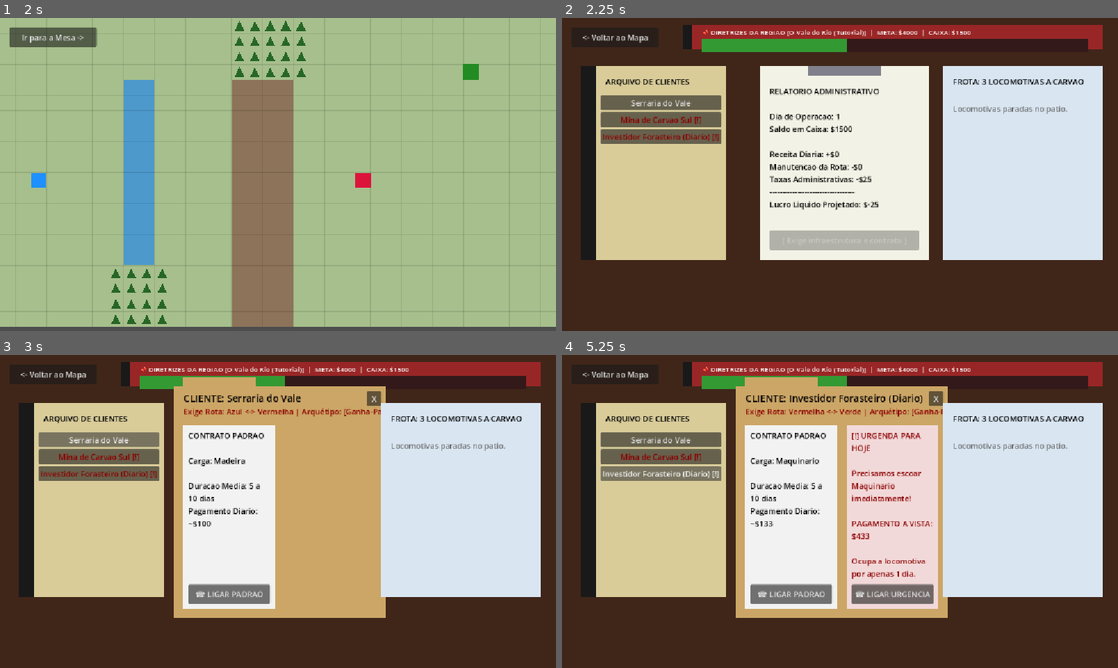
Above: before the commit, frames 1-4 (two rows, left to right).
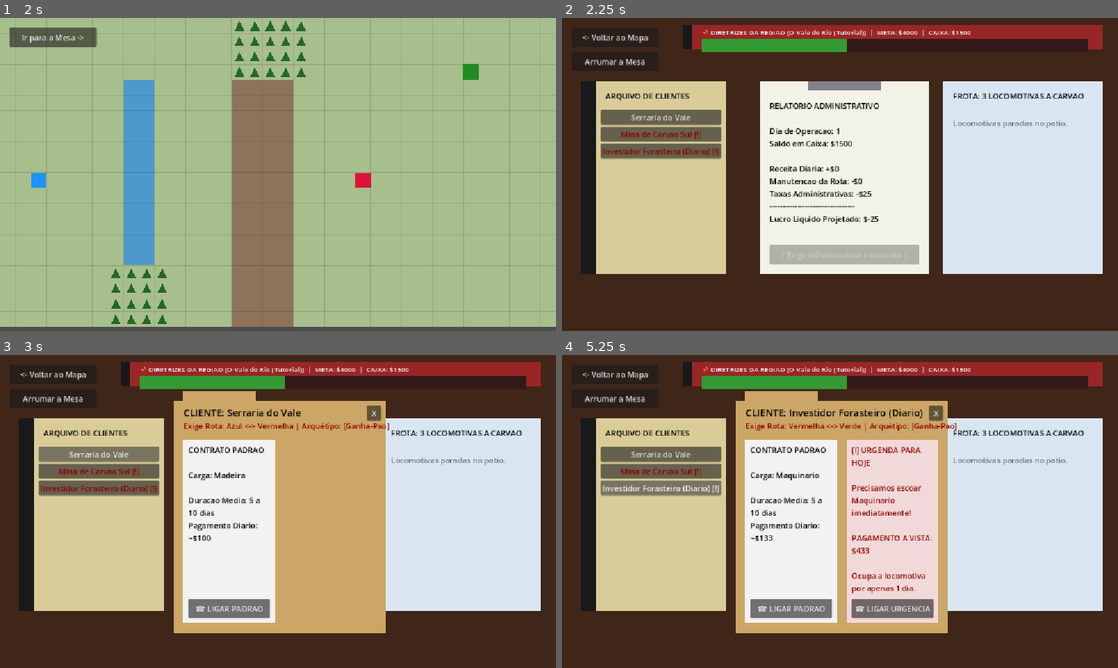
Above: after the commit, the same moments.

Repository: jonathanhenriques/Entregas_Ferroviarias
Game: Godot game, scene res://Main.tscn
Two runs of this game, one before a commit and one after it. Both use one fixed random seed, a clock stepped at 60 frames per second and the inputs below. The project has no main scene, so this scene is started directly.
Inputs (mouse positions are in pixels of both pictures, inside the frame that each line leads up to):
- Up to frame 1 (2 s): tap Enter (ui_accept) at 0.5, 0.77 s; move the mouse to (400, 158) at 0.52 s; click (400, 158) at 0.67 s; click "FASE 1 O Vale do Rio (Tutoria…" at 1.25 s
- Up to frame 2 (2.25 s): click "Ir para a Mesa ->" at 2 s
- Up to frame 3 (3 s): click "Serraria do Vale" at 2.75 s
- Up to frame 4 (5.25 s): click (617, 398) at 3.5 s, where only the run after the commit has a clickable "Arrumar a Mesa"; click "Mina de Carvao Sul [!]" at 4.25 s; click "Investidor Forasteiro (Diario…" at 5 s

Frame 1 is identical in both runs. In frame 2, 17% of the frame differs, in the area x 3-98%, y 13-82%; in frame 3, 18%; in frame 4, 22%, in the area x 3-98%, y 7-89%.

Commit message:
add papeis soltos na mesa com botao de organizar

Diff:
--- a/deskview.gd
+++ b/deskview.gd
@@ -11,23 +11,15 @@
 
 var companies_vbox: VBoxContainer
 
-# ================================
-# NOVO: A PASTA DIEGETICA CENTRAL
-# ================================
 var folder_rect: ColorRect
 var folder_title: Label
 var folder_route: Label
-
-# Documento Padrão
 var doc_standard: ColorRect
 var std_label: Label
 var btn_call_std: Button
-
-# Documento Urgente
 var doc_urgent: ColorRect
 var urg_label: Label
 var btn_call_urg: Button
-
 var btn_close_folder: Button
 
 var report_label: Label
@@ -36,11 +28,19 @@
 
 var bg_rect: ColorRect
 var btn_back_map: Button
+var btn_organize: Button # NOVO: O Botao de arrumar a mesa
 
 var phone_cutscene: CutsceneDialog
 
 var selected_company_data: Dictionary
-var is_negotiating_urgency: bool = false # Sabe o que voce clicou
+var is_negotiating_urgency: bool = false
+
+# =======================================
+# VARIAVEIS DA MESA TÁCTIL (ARRASTAR)
+# =======================================
+var dragged_panel: Control = null
+var drag_offset: Vector2 = Vector2.ZERO
+var original_transforms: Dictionary = {}
 
 func _ready() -> void:
 	_setup_ui()
@@ -74,6 +74,14 @@
 	btn_back_map.pressed.connect(_on_back_map_pressed)
 	ui_layer.add_child(btn_back_map)
 
+	btn_organize = Button.new()
+	btn_organize.text = "Arrumar a Mesa"
+	btn_organize.position = Vector2(20, 70)
+	btn_organize.size = Vector2(180, 40)
+	btn_organize.pressed.connect(_on_organize_pressed)
+	ui_layer.add_child(btn_organize)
+
+	# DIRETRIZES (HUD FIXO, NAO ARRASTAVEL)
 	diretrizes_rect = ColorRect.new()
 	diretrizes_rect.color = Color(0.6, 0.15, 0.15)
 	diretrizes_rect.size = Vector2(870, 50)
@@ -105,16 +113,18 @@
 	diretrizes_bar.add_theme_stylebox_override("fill", fg_bar)
 	diretrizes_rect.add_child(diretrizes_bar)
 
-	# AGENDA TELEFONICA
+	# AGENDA TELEFONICA (ARRASTAVEL)
 	agenda_rect = ColorRect.new()
 	agenda_rect.color = Color(0.85, 0.8, 0.6)
 	agenda_rect.size = Vector2(300, 400)
-	agenda_rect.position = Vector2(40, 100)
+	agenda_rect.position = Vector2(40, 130)
 	ui_layer.add_child(agenda_rect)
+	_make_draggable(agenda_rect)
 
 	var lombada = ColorRect.new()
 	lombada.color = Color(0.1, 0.1, 0.1)
 	lombada.size = Vector2(30, 400)
+	lombada.mouse_filter = Control.MOUSE_FILTER_IGNORE
 	agenda_rect.add_child(lombada)
 
 	var agenda_title = Label.new()
@@ -126,19 +136,22 @@
 	companies_vbox = VBoxContainer.new()
 	companies_vbox.position = Vector2(40, 60)
 	companies_vbox.size = Vector2(240, 320)
+	companies_vbox.mouse_filter = Control.MOUSE_FILTER_IGNORE
 	agenda_rect.add_child(companies_vbox)
 
-	# PRANCHETA DE RELATORIOS (Atrás da pasta)
+	# PRANCHETA DE RELATORIOS (ARRASTAVEL)
 	clipboard_rect = ColorRect.new()
 	clipboard_rect.color = Color(0.95, 0.95, 0.9)
 	clipboard_rect.size = Vector2(350, 400)
-	clipboard_rect.position = Vector2(410, 100)
+	clipboard_rect.position = Vector2(410, 130)
 	ui_layer.add_child(clipboard_rect)
+	_make_draggable(clipboard_rect)
 
 	var clipe_metal = ColorRect.new()
 	clipe_metal.color = Color(0.5, 0.5, 0.55)
 	clipe_metal.size = Vector2(150, 20)
 	clipe_metal.position = Vector2(100, 0)
+	clipe_metal.mouse_filter = Control.MOUSE_FILTER_IGNORE
 	clipboard_rect.add_child(clipe_metal)
 
 	report_label = Label.new()
@@ -155,21 +168,40 @@
 	btn_next_day.pressed.connect(_on_next_day_pressed)
 	clipboard_rect.add_child(btn_next_day)
 
-	# =======================================
-	# A PASTA DIEGETICA (Oculta por padrao)
-	# =======================================
+	# FROTA ATIVA (ARRASTAVEL)
+	active_paper_rect = ColorRect.new()
+	active_paper_rect.color = Color(0.85, 0.9, 0.95)
+	active_paper_rect.size = Vector2(330, 400)
+	active_paper_rect.position = Vector2(790, 130)
+	ui_layer.add_child(active_paper_rect)
+	_make_draggable(active_paper_rect)
+
+	var active_title = Label.new()
+	active_title.text = "FROTA: 3 LOCOMOTIVAS A CARVAO"
+	active_title.add_theme_color_override("font_color", Color.BLACK)
+	active_title.position = Vector2(20, 20)
+	active_paper_rect.add_child(active_title)
+
+	contracts_vbox = VBoxContainer.new()
+	contracts_vbox.position = Vector2(20, 50)
+	contracts_vbox.size = Vector2(290, 330)
+	contracts_vbox.mouse_filter = Control.MOUSE_FILTER_IGNORE
+	active_paper_rect.add_child(contracts_vbox)
+
+	# A PASTA DIEGETICA (ARRASTAVEL E OCULTA)
 	folder_rect = ColorRect.new()
-	folder_rect.color = Color(0.8, 0.65, 0.4) # Cor da Pasta Parda
+	folder_rect.color = Color(0.8, 0.65, 0.4)
 	folder_rect.size = Vector2(440, 480)
-	folder_rect.position = Vector2(360, 65) # Cobre a prancheta
+	folder_rect.position = Vector2(360, 95)
 	folder_rect.visible = false
 	ui_layer.add_child(folder_rect)
-
-	# Aba da Pasta (visual)
+	_make_draggable(folder_rect)
+
 	var folder_tab = ColorRect.new()
 	folder_tab.color = Color(0.8, 0.65, 0.4)
 	folder_tab.size = Vector2(150, 30)
 	folder_tab.position = Vector2(20, -20)
+	folder_tab.mouse_filter = Control.MOUSE_FILTER_IGNORE
 	folder_rect.add_child(folder_tab)
 
 	folder_title = Label.new()
@@ -190,11 +222,12 @@
 	btn_close_folder.pressed.connect(_on_close_folder_pressed)
 	folder_rect.add_child(btn_close_folder)
 
-	# 1. Documento Padrao (Esquerda)
+	# Documento Padrao
 	doc_standard = ColorRect.new()
 	doc_standard.color = Color(0.95, 0.95, 0.95)
 	doc_standard.size = Vector2(190, 380)
 	doc_standard.position = Vector2(20, 80)
+	doc_standard.mouse_filter = Control.MOUSE_FILTER_IGNORE
 	folder_rect.add_child(doc_standard)
 
 	std_label = Label.new()
@@ -211,11 +244,12 @@
 	btn_call_std.pressed.connect(_on_call_standard_pressed)
 	doc_standard.add_child(btn_call_std)
 
-	# 2. Documento Urgente (Direita) - Vermelhado
+	# Documento Urgente
 	doc_urgent = ColorRect.new()
 	doc_urgent.color = Color(0.95, 0.85, 0.85)
 	doc_urgent.size = Vector2(190, 380)
 	doc_urgent.position = Vector2(230, 80)
+	doc_urgent.mouse_filter = Control.MOUSE_FILTER_IGNORE
 	folder_rect.add_child(doc_urgent)
 
 	urg_label = Label.new()
@@ -232,24 +266,54 @@
 	btn_call_urg.pressed.connect(_on_call_urgent_pressed)
 	doc_urgent.add_child(btn_call_urg)
 
-	# FROTA ATIVA (Direita)
-	active_paper_rect = ColorRect.new()
-	active_paper_rect.color = Color(0.85, 0.9, 0.95)
-	active_paper_rect.size = Vector2(330, 400)
-	active_paper_rect.position = Vector2(790, 100)
-	ui_layer.add_child(active_paper_rect)
-
-	var active_title = Label.new()
-	active_title.text = "FROTA: 3 LOCOMOTIVAS A CARVAO"
-	active_title.add_theme_color_override("font_color", Color.BLACK)
-	active_title.position = Vector2(20, 20)
-	active_paper_rect.add_child(active_title)
-
-	contracts_vbox = VBoxContainer.new()
-	contracts_vbox.position = Vector2(20, 50)
-	contracts_vbox.size = Vector2(290, 330)
-	active_paper_rect.add_child(contracts_vbox)
-
+# =======================================
+# LÓGICA DE ARRASTAR PAPÉIS (FÍSICA)
+# =======================================
+func _make_draggable(panel: Control) -> void:
+	panel.mouse_filter = Control.MOUSE_FILTER_STOP
+	panel.gui_input.connect(_on_panel_gui_input.bind(panel))
+	# Guarda posicao para o botao "Arrumar"
+	original_transforms[panel] = panel.position
+
+func _on_panel_gui_input(event: InputEvent, panel: Control) -> void:
+	if event is InputEventMouseButton and event.button_index == MOUSE_BUTTON_LEFT:
+		if event.is_pressed():
+			dragged_panel = panel
+			panel.rotation_degrees = 0 # Endireita o papel na mao
+			drag_offset = panel.get_global_mouse_position() - panel.global_position
+			panel.get_parent().move_child(panel, -1) # Traz para o topo da pilha
+		else:
+			if dragged_panel == panel:
+				dragged_panel = null
+				panel.rotation_degrees = randf_range(-4.0, 4.0) # Joga na mesa de qualquer jeito
+				_clamp_to_screen(panel)
+
+	elif event is InputEventMouseMotion and dragged_panel == panel:
+		panel.global_position = panel.get_global_mouse_position() - drag_offset
+		_clamp_to_screen(panel)
+
+func _clamp_to_screen(panel: Control) -> void:
+	var screen_size = get_viewport_rect().size
+	var p_pos = panel.global_position
+	var p_size = panel.size
+	# Impede que fuja das bordas
+	p_pos.x = clamp(p_pos.x, 0, screen_size.x - p_size.x)
+	p_pos.y = clamp(p_pos.y, 0, screen_size.y - p_size.y)
+	panel.global_position = p_pos
+
+func _on_organize_pressed() -> void:
+	# Animação suave para arrumar a mesa
+	var tween = create_tween().set_parallel(true)
+	for panel in original_transforms.keys():
+		tween.tween_property(panel, "position", original_transforms[panel], 0.3).set_trans(Tween.TRANS_QUAD).set_ease(Tween.EASE_OUT)
+		tween.tween_property(panel, "rotation_degrees", 0.0, 0.3).set_trans(Tween.TRANS_QUAD).set_ease(Tween.EASE_OUT)
+
+	if folder_rect.visible:
+		folder_rect.get_parent().move_child(folder_rect, -1)
+
+# =======================================
+# SISTEMAS BASE DA MESA
+# =======================================
 func _setup_cutscene() -> void:
 	phone_cutscene = CutsceneDialog.new()
 	add_child(phone_cutscene)
@@ -303,7 +367,6 @@
 				btn.disabled = true
 				btn.add_theme_color_override("font_color", Color.DIM_GRAY)
 			else:
-				# Se tem urgencia, mostra uma exclamacao no nome!
 				if GameManager.daily_urgencies.has(c_name):
 					btn.text = c_name + " [!]"
 					btn.add_theme_color_override("font_color", Color.DARK_RED)
@@ -321,13 +384,11 @@
 	folder_title.text = "CLIENTE: " + company_data["name"]
 	folder_route.text = "Exige Rota: " + company_data["route_name"] + " | Arquétipo: [" + company_data["type"] + "]"
 
-	# Prepara Documento Padrao
 	std_label.text = "CONTRATO PADRAO\n\n"
 	std_label.text += "Carga: " + company_data["cargo"] + "\n\n"
 	std_label.text += "Duracao Media: 5 a 10 dias\n"
 	std_label.text += "Pagamento Diario: ~$" + str(company_data["base_reward"]) + "\n"
 
-	# Prepara Documento Urgente (Se houver)
 	if GameManager.daily_urgencies.has(company_data["name"]):
 		doc_urgent.visible = true
 		urg_label.text = "[!] URGENDA PARA HOJE\n\n"
@@ -338,6 +399,10 @@
 		doc_urgent.visible = false
 
 	folder_rect.visible = true
+	# Ao abrir a pasta, traz logo para a frente da mesa e endireita!
+	folder_rect.get_parent().move_child(folder_rect, -1)
+	folder_rect.rotation_degrees = 0
+	_clamp_to_screen(folder_rect)
 
 func _on_close_folder_pressed() -> void:
 	folder_rect.visible = false
@@ -351,7 +416,6 @@
 	is_negotiating_urgency = true
 	_process_call()
 
-# Lógica unificada de validação e disparo da cutscene
 func _process_call() -> void:
 	if GameManager.active_contracts.size() >= GameManager.MAX_CONTRACTS:
 		phone_cutscene.start_rejection_call(selected_company_data["name"], "A sua frota esta lotada! Nao faca a gente perder tempo.")
@@ -402,7 +466,6 @@
 
 func _on_cutscene_accepted(final_reward: int) -> void:
 	if is_negotiating_urgency:
-		# LÓGICA DE URGÊNCIA: Paga na hora, mas bloqueia o trem por 1 dia
 		GameManager.money += final_reward
 		var new_contract = {
 			"company_name": selected_company_data["name"],
@@ -410,14 +473,13 @@
 			"cargo": "[URGENTE] " + selected_company_data["cargo"],
 			"route_id": selected_company_data["route_id"],
 			"route_name": selected_company_data["route_name"],
-			"reward": 0, # Ja recebeu a vista!
+			"reward": 0,
 			"days_left": 1,
 			"is_urgent": true
 		}
 		GameManager.active_contracts.append(new_contract)
-		GameManager.daily_urgencies.erase(selected_company_data["name"]) # Consumiu a urgencia
+		GameManager.daily_urgencies.erase(selected_company_data["name"])
 	else:
-		# LÓGICA PADRÃO
 		var new_contract = {
 			"company_name": selected_company_data["name"],
 			"type": selected_company_data["type"],
@@ -494,7 +556,6 @@
 
 			hbox.add_child(c_label)
 
-			# Contratos urgentes nao tem multa de cancelamento, mas libertam o trem
 			var btn_cancel = Button.new()
 			btn_cancel.text = "❌"
 			btn_cancel.pressed.connect(_on_cancel_dynamic.bind(index))
@@ -575,7 +636,10 @@
 		_load_agenda_contacts()
 		_update_report_text()
 		_update_diretrizes()
-		folder_rect.visible = false # Esconde a pasta ao abrir a mesa
+		folder_rect.visible = false
+
+		# Força uma arrumação da mesa sempre que volta do mapa para não estar o caos!
+		_on_organize_pressed()
 
 		if GameManager.pendent_angry_call:
 			GameManager.pendent_angry_call = false
